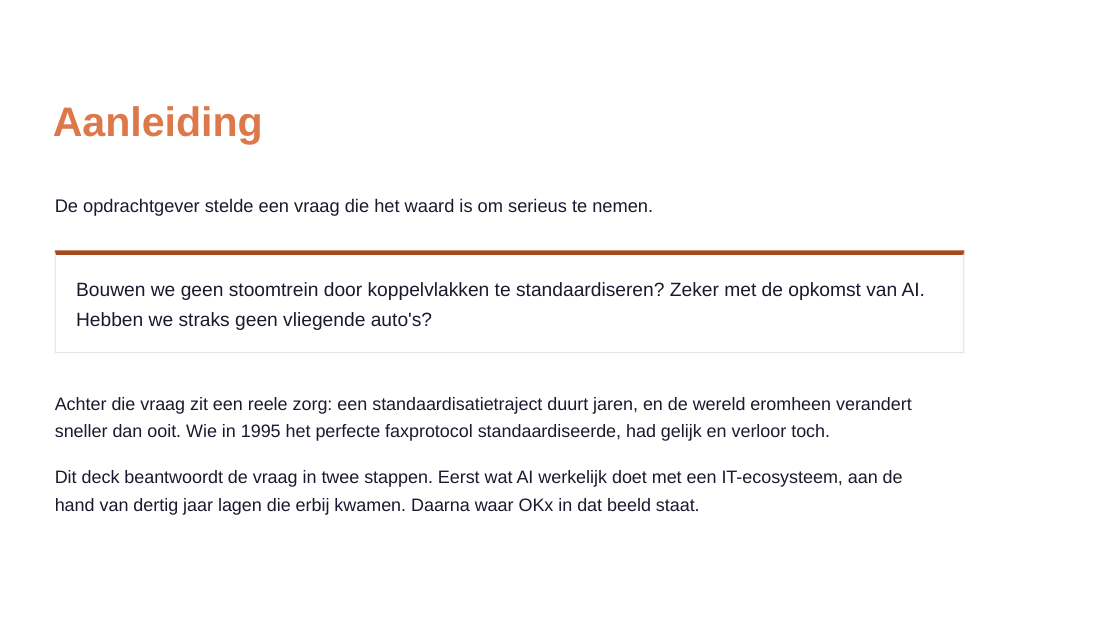
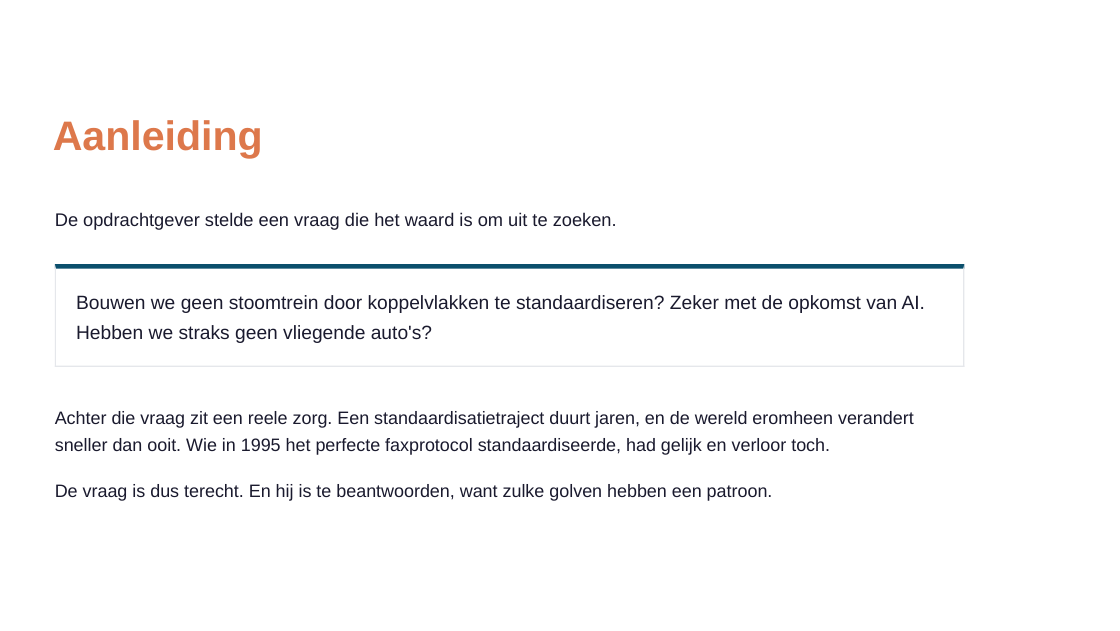
Before and after one commit to Npuls-OKx/meta, a slide deck: slide 2 of presentaties/export/260904_ai_houdbaarheid/260904_ai_houdbaarheid.pptx. Drawn at 1120x631 pixels with LibreOffice and Linux fonts; fonts in the diff are those of the drawing; background and template pictures are left out. Boxes give left, top, right and bottom in pixels: in the first picture for what was removed or moved away, otherwise in the second. Text is boxed around its words. In the diff, an @@ line names an element or a change of style, - is before the commit and + after.

```diff
--- a/presentaties/export/260904_ai_houdbaarheid/260904_ai_houdbaarheid.pptx
+++ b/presentaties/export/260904_ai_houdbaarheid/260904_ai_houdbaarheid.pptx
@@ text at (55,212,617,230): text changed @@
-De opdrachtgever stelde een vraag die het waard is om serieus te nemen.
+De opdrachtgever stelde een vraag die het waard is om uit te zoeken.
@@ 5 freeform shapes, 4 texts: place and size @@
-5 freeform shapes, 4 texts at (53,106,964,441)
+5 freeform shapes, 4 texts at (53,120,964,455)
@@ freeform shape at (55,264,964,269): fill #A8481F to #0B4F6C @@
@@ text at (55,411,914,428): text changed @@
-Achter die vraag zit een reele zorg: een standaardisatietraject duurt jaren, en de wereld eromheen verandert
+Achter die vraag zit een reele zorg. Een standaardisatietraject duurt jaren, en de wereld eromheen verandert
@@ text removed at (55,470,903,487) @@
-Dit deck beantwoordt de vraag in twee stappen. Eerst wat AI werkelijk doet met een IT-ecosysteem, aan de
@@ text removed at (55,498,700,515) @@
-hand van dertig jaar lagen die erbij kwamen. Daarna waar OKx in dat beeld staat.
@@ text added at (55,484,773,501), 11.8 pt, text #1A1A2E @@
+De vraag is dus terecht. En hij is te beantwoorden, want zulke golven hebben een patroon.
```
Also in this commit, not shown: 5 other slides changed, 5 slides added, 7 slides removed, 2 other files.
